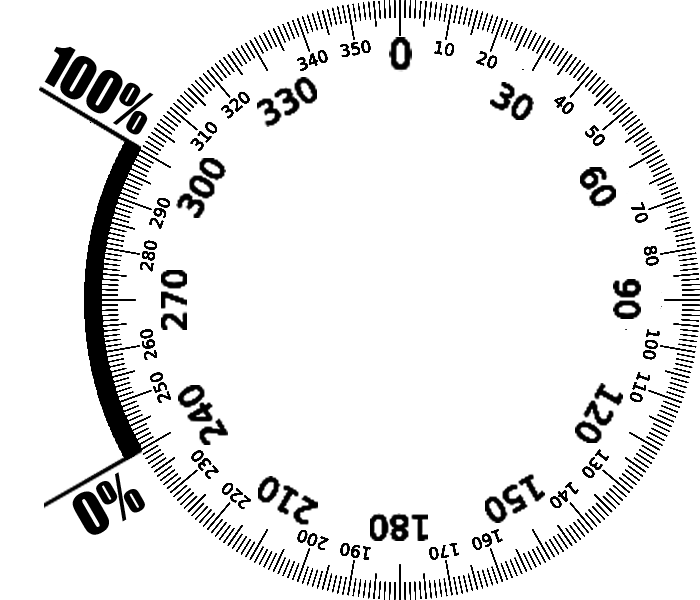
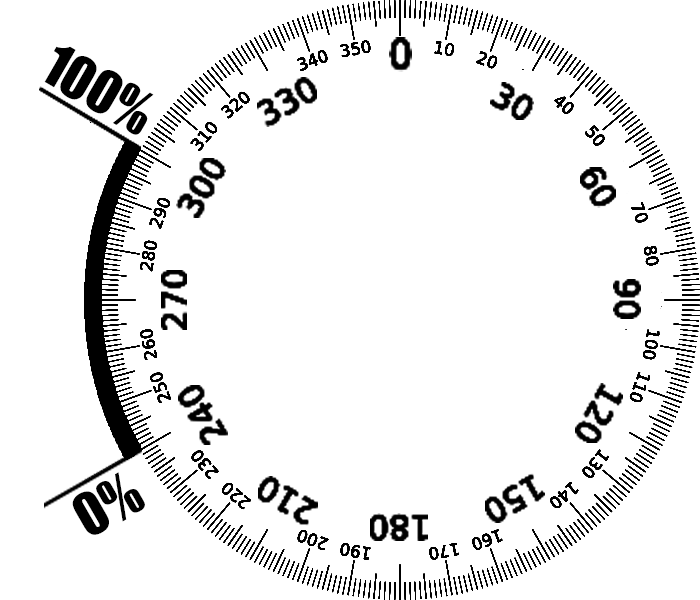
Layer changes from the first 700px x 600px image to the second:
added layer "Layer 3" above "100%" over [72, 472, 145, 535]
added layer "Layer 3 copy" above "Layer 2 copy" over [40, 46, 154, 134]
